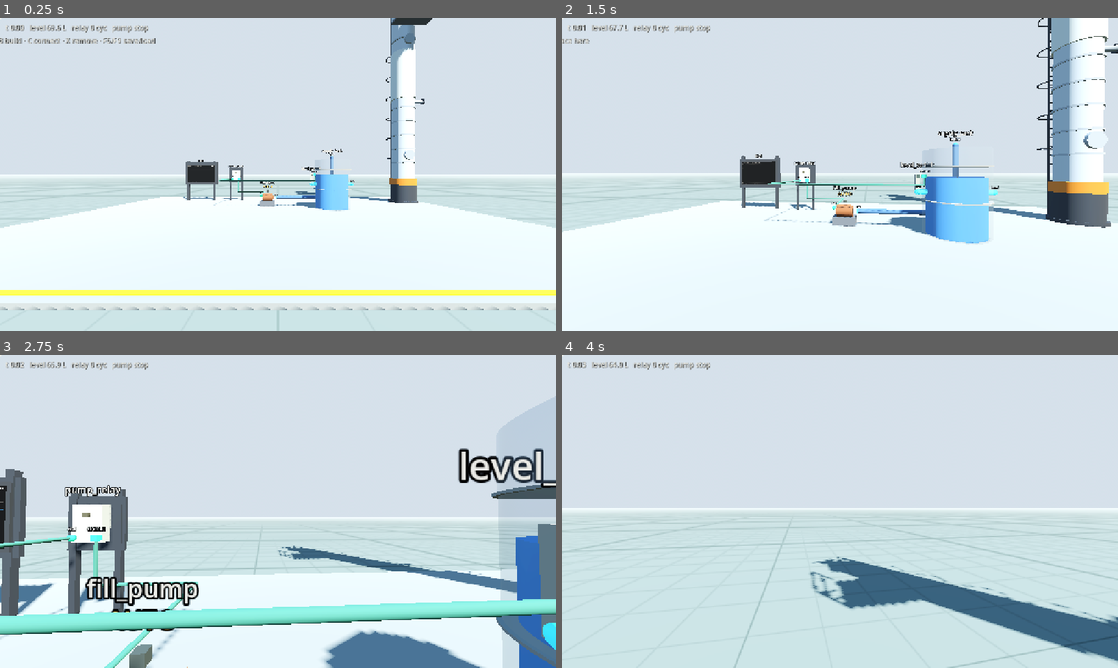
Above: before the commit, frames 1-4 (two rows, left to right).
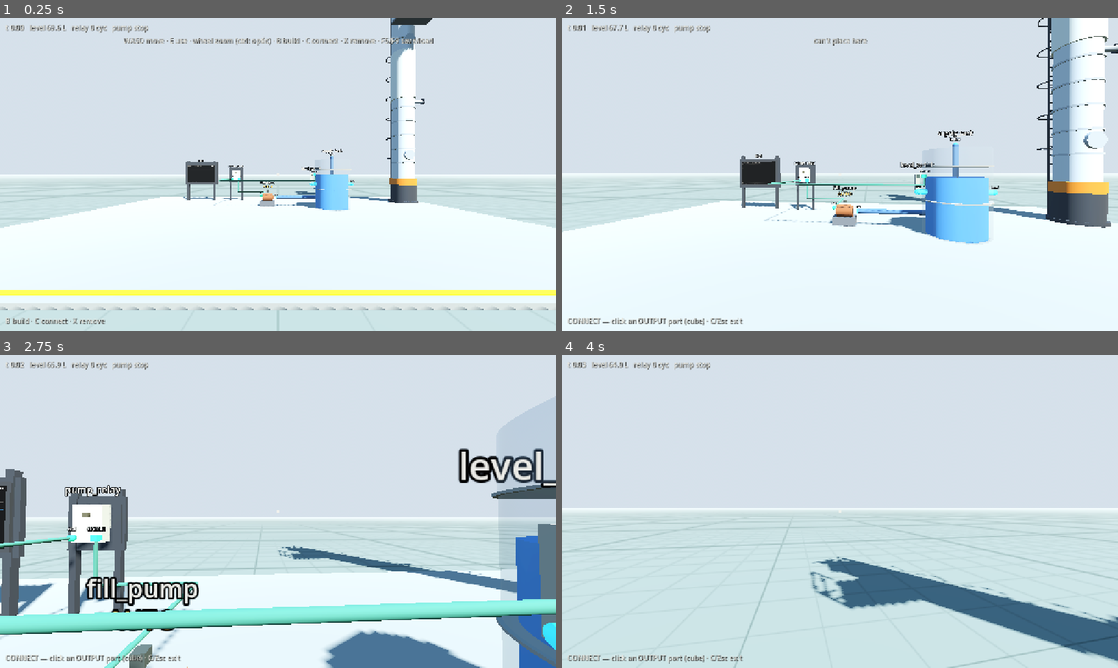
Above: after the commit, the same moments.

Repository: whharris917/flowstate
Game: Godot game, scene res://world/sandbox.tscn
Same seed, same stepped clock (60 frames per second), same inputs: the game is played once before the commit and once after it. Sound files missing from this copy of the repository are replaced by a short silence.
Inputs (mouse positions are in pixels of both pictures, inside the frame that each line leads up to):
- Up to frame 1 (0.25 s): no input
- Up to frame 2 (1.5 s): move the mouse to (867, 174) at 0.52 s; hold B (build_mode) 0.53-1.28 s; hold W (move_forward) from 0.53 s (still down); click (867, 174) at 0.67 s; move the mouse to (812, 174) at 1.27 s; tap C (connect_mode) at 1.35 s
- Up to frame 3 (2.75 s): keep holding W (move_forward); move the mouse to (289, 505) at 2.02 s; hold X (delete_item) from 2.03 s (still down)
- Up to frame 4 (4 s): keep holding W (move_forward); move the mouse to (834, 517) at 2.77 s; release X (delete_item) at 2.78 s; tap E (interact) at 2.85 s; click (834, 517) at 2.92 s; move the mouse to (878, 514) at 3.52 s; press the mouse at (878, 514) at 3.53 s

The runs differ from the first frame. In frame 1, 1.0% of the frame differs, in the area x 0-78%, y 0-98%; in frame 2, 0.5%; in frame 3, 0.4%; in frame 4, 0.3%.

Commit message:
HUD was collapsed to a point; fix anchors, add a screenshot probe
Root cause found by screenshotting the running game: the Hud control
had size 0x0 because set_anchors_preset compensates offsets to keep
the current rect — every centered/bottom-anchored label collapsed to
the top-left corner, so the toast was never centered, the crosshair
hid at (0,0), and the mode text was the mystery clipped line. Use
set_anchors_and_offsets_preset on the Hud and all labels. Verified
by probe screenshots: build catalog bottom-left, toast centered.

New game/world/hud_probe.tscn boots the sandbox windowed, saves
before/after-keypress screenshots to user://, and quits — giving
Claude rendered-output eyes; noted in CLAUDE.md.

Co-Authored-By: Claude Fable 5 <noreply@anthropic.com>
Claude-Session: https://claude.ai/code/session_01LEpShB69R5sqJSsHUaRUU2

Diff:
--- a/game/ui/hud.gd
+++ b/game/ui/hud.gd
@@ -11,26 +11,29 @@
 
 
 func _ready() -> void:
-	set_anchors_preset(PRESET_FULL_RECT)
+	# set_anchors_preset alone compensates offsets to preserve the
+	# current (zero) rect — the whole HUD collapses to a point at the
+	# top-left. This variant zeroes the offsets too: a real full rect.
+	set_anchors_and_offsets_preset(PRESET_FULL_RECT)
 	mouse_filter = MOUSE_FILTER_IGNORE
 
 	_look_label = _make_label(HORIZONTAL_ALIGNMENT_CENTER)
-	_look_label.set_anchors_preset(PRESET_CENTER_BOTTOM)
+	_look_label.set_anchors_and_offsets_preset(PRESET_CENTER_BOTTOM)
 	_look_label.position.y -= 140.0
 	_look_label.grow_horizontal = GROW_DIRECTION_BOTH
 
 	_readout_label = _make_label(HORIZONTAL_ALIGNMENT_LEFT)
-	_readout_label.set_anchors_preset(PRESET_TOP_LEFT)
+	_readout_label.set_anchors_and_offsets_preset(PRESET_TOP_LEFT)
 	_readout_label.position = Vector2(12, 10)
 
 	_toast_label = _make_label(HORIZONTAL_ALIGNMENT_CENTER)
-	_toast_label.set_anchors_preset(PRESET_CENTER_TOP)
+	_toast_label.set_anchors_and_offsets_preset(PRESET_CENTER_TOP)
 	_toast_label.position.y += 40.0
 	_toast_label.grow_horizontal = GROW_DIRECTION_BOTH
 	_toast_label.modulate.a = 0.0
 
 	_mode_label = _make_label(HORIZONTAL_ALIGNMENT_LEFT)
-	_mode_label.set_anchors_preset(PRESET_BOTTOM_LEFT)
+	_mode_label.set_anchors_and_offsets_preset(PRESET_BOTTOM_LEFT)
 	# A fixed region tucked 12 px inside the corner, tall enough for the
 	# build catalog list; bottom-aligned text reads as growing upward.
 	# Fixed rect + alignment beats relying on min-size auto-grow, which
--- /dev/null
+++ b/game/world/hud_probe.gd
@@ -0,0 +1,43 @@
+extends Node
+## Debug harness: boots the sandbox, screenshots the HUD before and
+## after injecting a build-mode keypress, then quits. Lets Claude see
+## rendered output. Run windowed (not headless):
+##   godot --path game res://world/hud_probe.tscn
+
+
+func _ready() -> void:
+	var world: Node = (load("res://world/sandbox.tscn") as PackedScene).instantiate()
+	add_child(world)
+	_run()
+
+
+func _run() -> void:
+	await get_tree().create_timer(1.2).timeout
+	var hud: Hud = (get_child(0) as WorldBase).hud
+	print("[probe] viewport ", get_viewport().get_visible_rect())
+	print("[probe] hud rect ", hud.get_global_rect())
+	print("[probe] readout ", hud._readout_label.get_global_rect())
+	print("[probe] toast ", hud._toast_label.get_global_rect())
+	print("[probe] mode ", hud._mode_label.get_global_rect())
+	await _shot("user://probe_normal.png")
+	_press(KEY_B)
+	await get_tree().create_timer(0.5).timeout
+	await _shot("user://probe_build.png")
+	print("[probe] screenshots written to user://")
+	get_tree().quit()
+
+
+func _press(keycode: Key) -> void:
+	var down := InputEventKey.new()
+	down.physical_keycode = keycode
+	down.pressed = true
+	Input.parse_input_event(down)
+	var up := InputEventKey.new()
+	up.physical_keycode = keycode
+	up.pressed = false
+	Input.parse_input_event(up)
+
+
+func _shot(path: String) -> void:
+	await RenderingServer.frame_post_draw
+	get_viewport().get_texture().get_image().save_png(path)
--- /dev/null
+++ b/game/world/hud_probe.tscn
@@ -0,0 +1,6 @@
+[gd_scene load_steps=2 format=3]
+
+[ext_resource type="Script" path="res://world/hud_probe.gd" id="1"]
+
+[node name="HudProbe" type="Node"]
+script = ExtResource("1")
Not shown, added: game/world/hud_probe.gd.uid
Not shown, changed: CLAUDE.md
